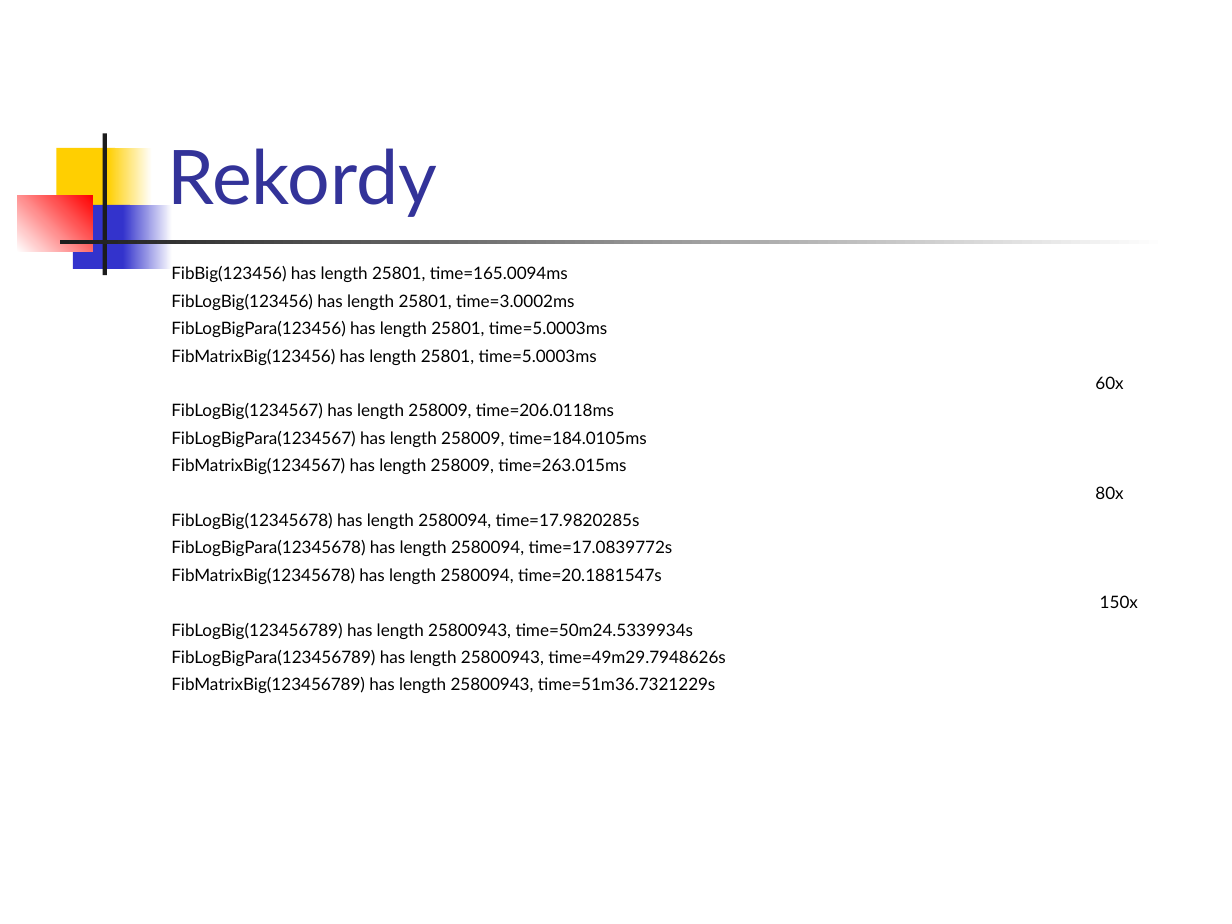
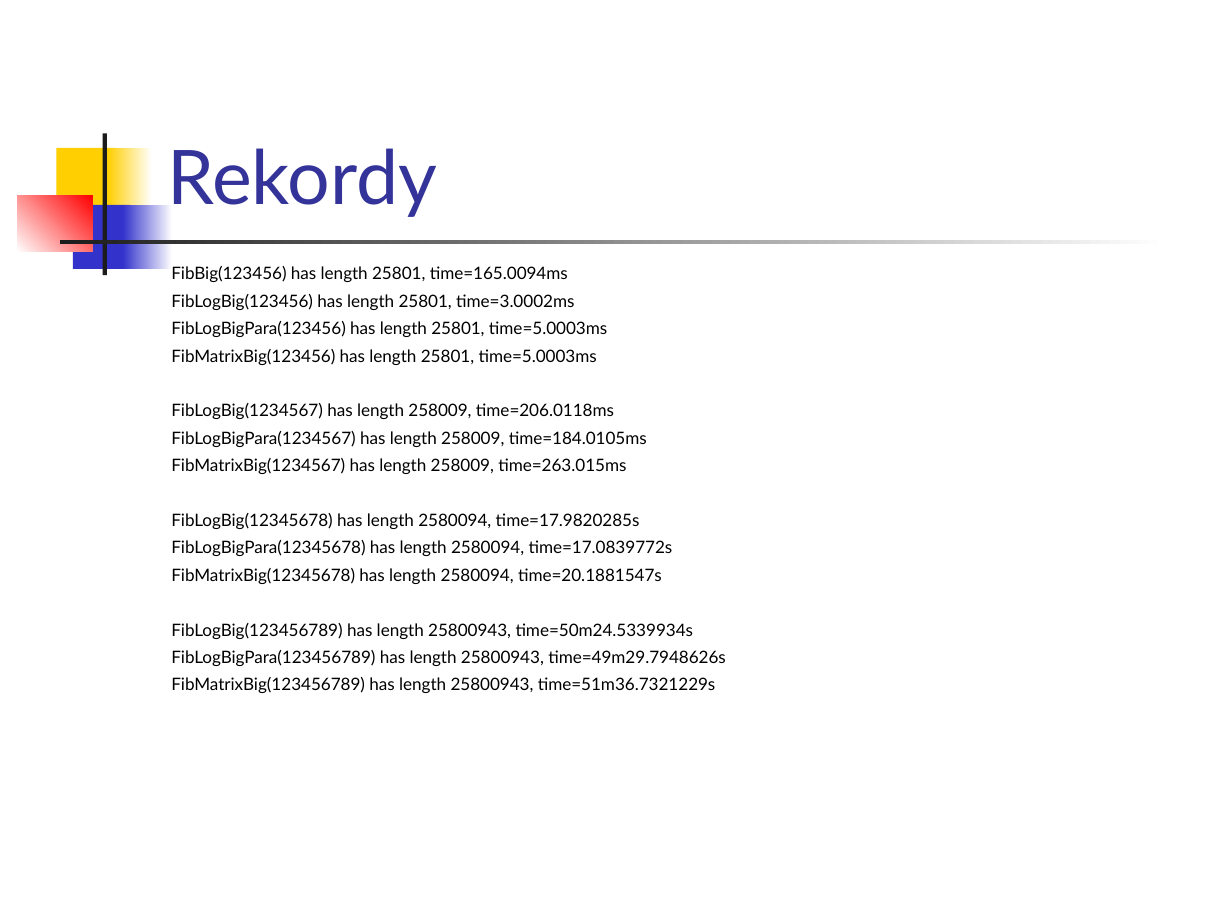
Before and after one commit to paradigmy/Prednasky, a slide deck: slide 40 of 02/go1.ppt (slide 39 before the commit). Drawn at 1232x924 pixels with LibreOffice and Linux fonts; fonts in the diff are those of the drawing. Boxes give left, top, right and bottom in pixels: in the first picture for what was removed or moved away, otherwise in the second. Text is boxed around its words. In the diff, an @@ line names an element or a change of style, - is before the commit and + after.

```diff
--- a/02/go1.ppt
+++ b/02/go1.ppt
@@ text at bbox=[1095, 376, 1123, 389]: paragraph removed @@
-60x
@@ text at bbox=[1095, 486, 1123, 499]: paragraph removed @@
-80x
@@ text at bbox=[1100, 595, 1138, 608]: paragraph removed @@
-150x
```
Also in this commit, not shown: 4 slides added, 1 other file.
